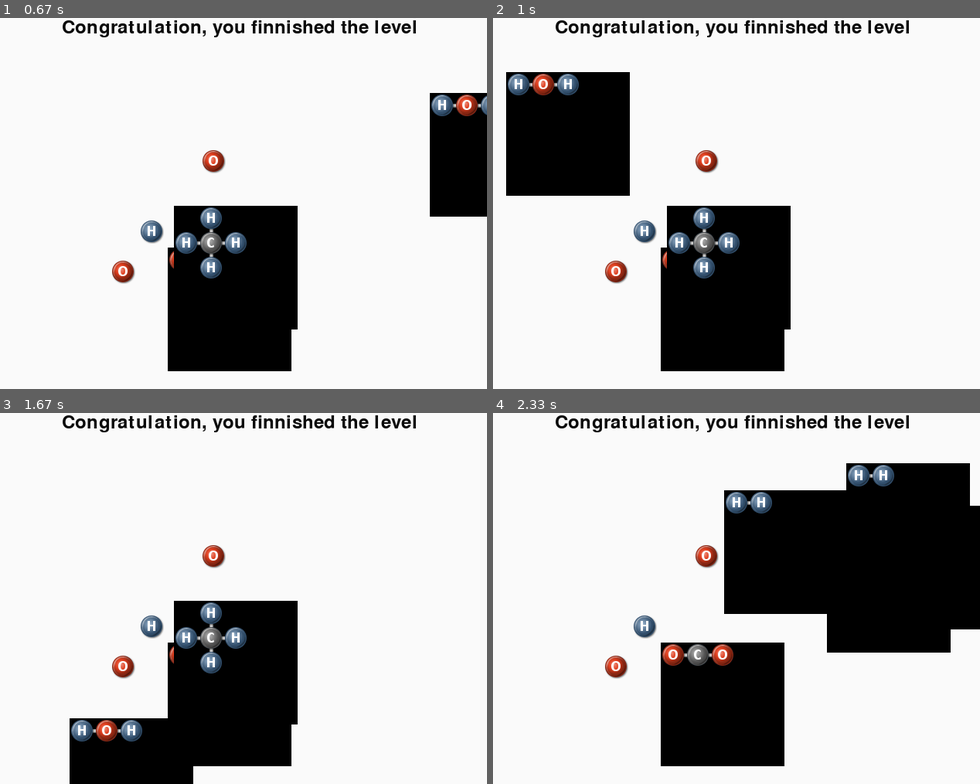
Above: before the commit, frames 1-4 (two rows, left to right).
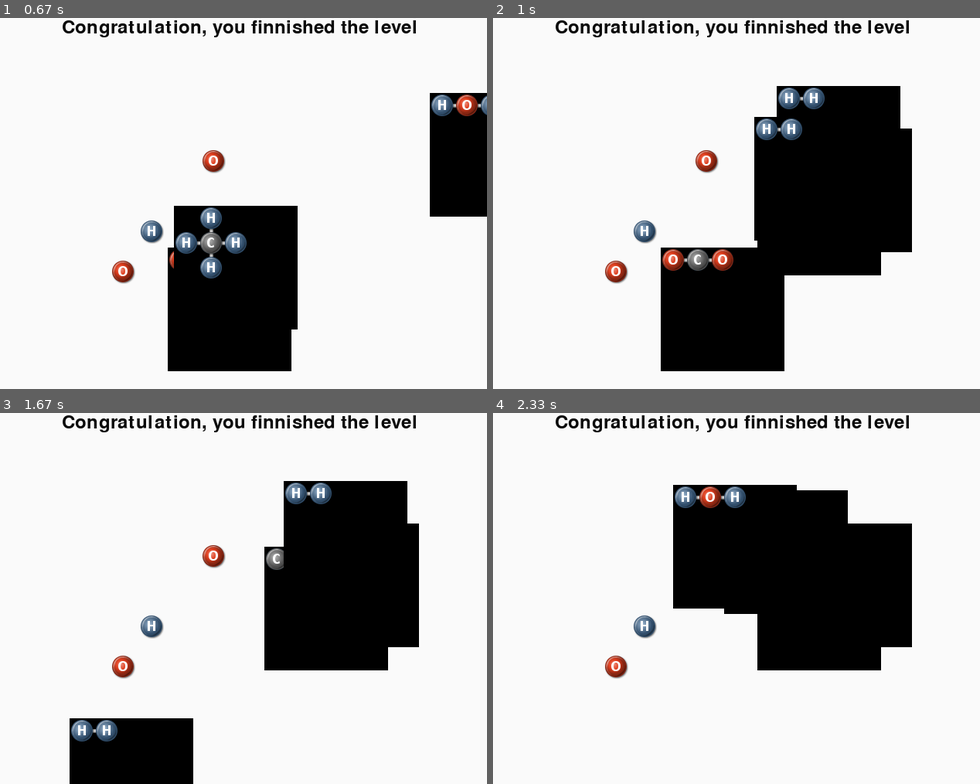
Above: after the commit, the same moments.

Repository: Norberg/molecule
Game: pygame game, started from molecule.py
Two runs of this game, one before a commit and one after it. Both use one fixed random seed, a clock stepped at 60 frames per second and the inputs below. The source is Python 2; it was converted automatically to run under Python 3.
Inputs (mouse positions are in pixels of both pictures, inside the frame that each line leads up to):
- Up to frame 1 (0.67 s): press the mouse at (428, 92) at 0.37 s; move the mouse to (297, 88) at 0.47 s; release the mouse at (165, 88) at 0.6 s
- Up to frame 2 (1 s): press the mouse at (950, 155) at 0.7 s; move the mouse to (760, 114) at 0.8 s; release the mouse at (566, 73) at 0.93 s
- Up to frame 3 (1.67 s): press the mouse at (228, 706) at 1.03 s; move the mouse to (326, 720) at 1.13 s; release the mouse at (428, 739) at 1.27 s; press the mouse at (321, 572) at 1.37 s; move the mouse to (228, 646) at 1.47 s; release the mouse at (131, 717) at 1.6 s
- Up to frame 4 (2.33 s): press the mouse at (517, 479) at 1.7 s; move the mouse to (673, 483) at 1.8 s; release the mouse at (829, 490) at 1.93 s; press the mouse at (838, 542) at 2.03 s; move the mouse to (814, 516) at 2.13 s; release the mouse at (785, 490) at 2.27 s

Frame 1 is identical in both runs. In frame 2, 25% of the frame differs, in the area x 2-87%, y 14-84%; in frame 3, 23%; in frame 4, 23%.

Commit message:
should now be easier to add new reactions

Diff:
--- a/Universe.py
+++ b/Universe.py
@@ -1,5 +1,17 @@
-import random
+import random, itertools
 import pygame
+DEBUG = False
+
+class Reaction:
+	def __init__(self, consumed, result):
+		self.consumed = consumed
+		self.result = result
+
+	"""Sanity check of symbol name, make sure no zeros have been used by mistake"""
+	def verify(self, elements):
+		for element in elements:
+			if 0 in element:
+				raise Exception("Tried to create reaction with invalid values")
 
 class Universe:
 	__entropy = dict() #Current and shared entropy in the whole universe and all its instances
@@ -11,23 +23,28 @@
 		self.link_left = pygame.image.load("img/link-left.png")
 		self.link_top = pygame.image.load("img/link-top.png")
 		self.link_bottom = pygame.image.load("img/link-bottom.png")
+		self.reactions = list()
+		self.reactions.append(Reaction(["O","H"], ["OH"]))
+		self.reactions.append(Reaction(["O","O"], ["O2"]))
+		self.reactions.append(Reaction(["O","H2"], ["H2O"]))
+		self.reactions.append(Reaction(["H","H"], ["H2"]))
+		self.reactions.append(Reaction(["H","OH"], ["H2O"]))
+		self.reactions.append(Reaction(["CH4","H2O"], ["CO"] + 3*["H2"]))
 
-	def reaction_table(self, a, b):
-		if a == 'O':
-			if b == 'H':
-				return "OH"
-			elif b == 'O':
-				return "O2"
-			elif b == 'H2':
-				return "H2O"
-		elif a == 'H':
-			if b == 'H':
-				return "H2"
-			elif b == 'OH':
-				return "H2O"
-		elif a == "CH4":
-			if b == "H2O":
-				return ["CO"] + 3*["H2"]
+	def sublist_in_list(self, sublist, superlist):
+		for e in sublist:
+			if sublist.count(e) > superlist.count(e):
+				return False
+		return True
+
+	def reaction_table(self, elem):
+		for reaction in self.reactions:
+			if DEBUG: print "if", reaction.consumed, "exists in", elem
+			if self.sublist_in_list(reaction.consumed, elem):
+				#all elements needed for the reaction exists in the reacting elements
+				print reaction.consumed, "->", reaction.result
+				return reaction
+
 
 	def molecule_table(self, molecule):
 		layout = dict()
@@ -131,15 +148,14 @@
 			list_of_elements.append(Element(element, pos))
 		return tuple(list_of_elements)
 
-	def react(self, a, b):
-		reaction = self.reaction_table(a.symbol, b.symbol)
-		if reaction == None:
-			reaction = self.reaction_table(b.symbol, a.symbol)
-		if reaction != None:
-			print "Created:", reaction, "from ", a.symbol,"+", b.symbol
-			return self.create_elements(reaction, pos = a.rect.midtop)
-
-
+	def react(self, elements):
+		if len(elements) < 2:
+			return
+		for perm in itertools.permutations(elements):
+			reaction = self.reaction_table(perm)
+			if reaction != None:
+				print "from:", reaction.consumed, "going to create:", reaction.result
+				return reaction
 class Element(pygame.sprite.Sprite):
 	"""Element - The universal building block of atoms and molecules"""
 	def __init__(self, symbol, pos=None):
--- a/molecule.py
+++ b/molecule.py
@@ -5,6 +5,7 @@
 
 import levels
 from Universe import Universe, Element
+DEBUG = False
 
 class Game:
 	def __init__(self):
@@ -13,6 +14,7 @@
 		pygame.display.set_caption('Molecule - A molecule builing puzzle game')
 		self.clock = pygame.time.Clock()
 		self.universe = Universe()
+		self.last_collision = 0
 
 	def write_on_background(self, text):
 		self.background = pygame.Surface(self.screen.get_size())
@@ -60,6 +62,17 @@
 			if level.check_victory() == "victory":
 				return "victory"
 
+	"""Return a generator with all colliding elements"""
+	def get_colliding_elements(self):
+		if self.active != None:
+			for collition in pygame.sprite.spritecollide(self.active, self.elements, False):
+				yield collition
+
+	"""Take a element generator and return a symbol list"""
+	def get_element_symbols(self, elements):
+		for element in elements:
+			yield element.symbol
+
 	def event_loop(self):
 		self.clock.tick(60)
 		for event in pygame.event.get():
@@ -76,16 +89,19 @@
 				self.active.unclicked()
 				self.active = None
 
-		if self.active != None:
-			for collition in pygame.sprite.spritecollide(self.active, self.elements, False):
-				if collition != self.active:
-					new_elements = self.universe.react(self.active, collition)
-					if new_elements != None:
-						collition.kill()
-						self.active.kill()
-						self.active = None
-						self.elements.add(new_elements)
-					break
+		reacting_elements =  list(self.get_colliding_elements())
+		if self.last_collision != len(reacting_elements):
+			self.last_collision = len(reacting_elements)
+			reaction = self.universe.react(list(self.get_element_symbols(reacting_elements)))
+			if reaction != None:
+				self.active = None
+				for element in reacting_elements:
+					#FIXME eg 2 H are in a reaction both will be removed even if only one is consumed
+					if element.symbol in reaction.consumed:
+						element.kill()
+				self.elements.add(self.universe.create_elements(reaction.result, pos = pygame.mouse.get_pos()))
+
+
 		self.elements.update()
 		self.screen.blit(self.background, (0, 0))
 		#if active != None:
